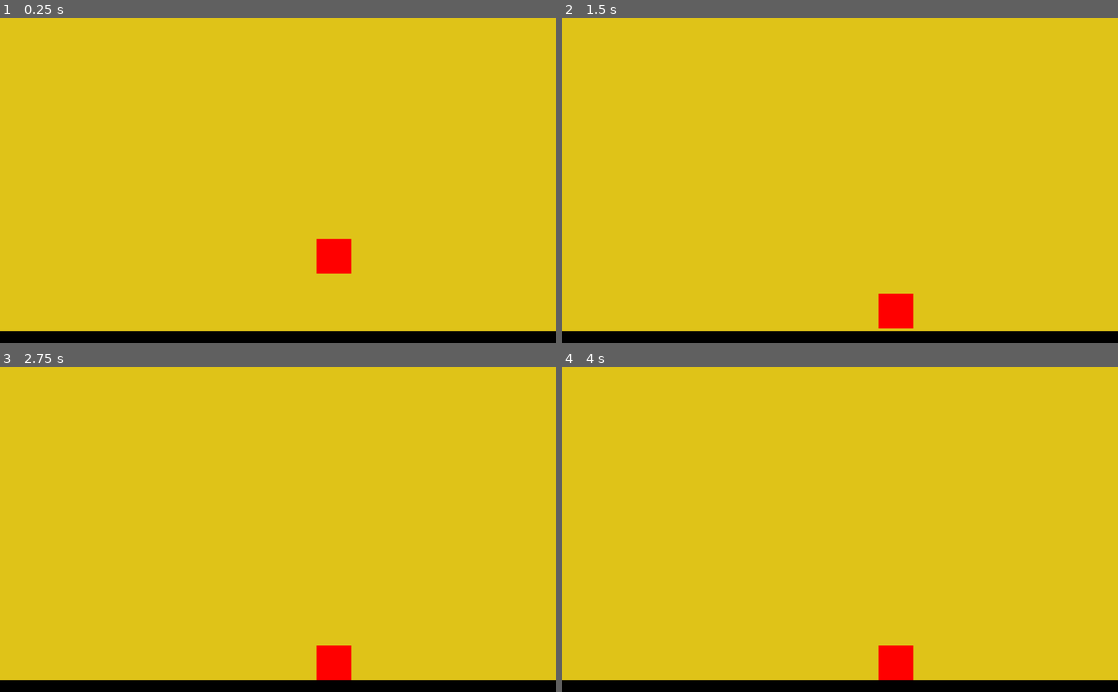
Above: before the commit, frames 1-4 (two rows, left to right).
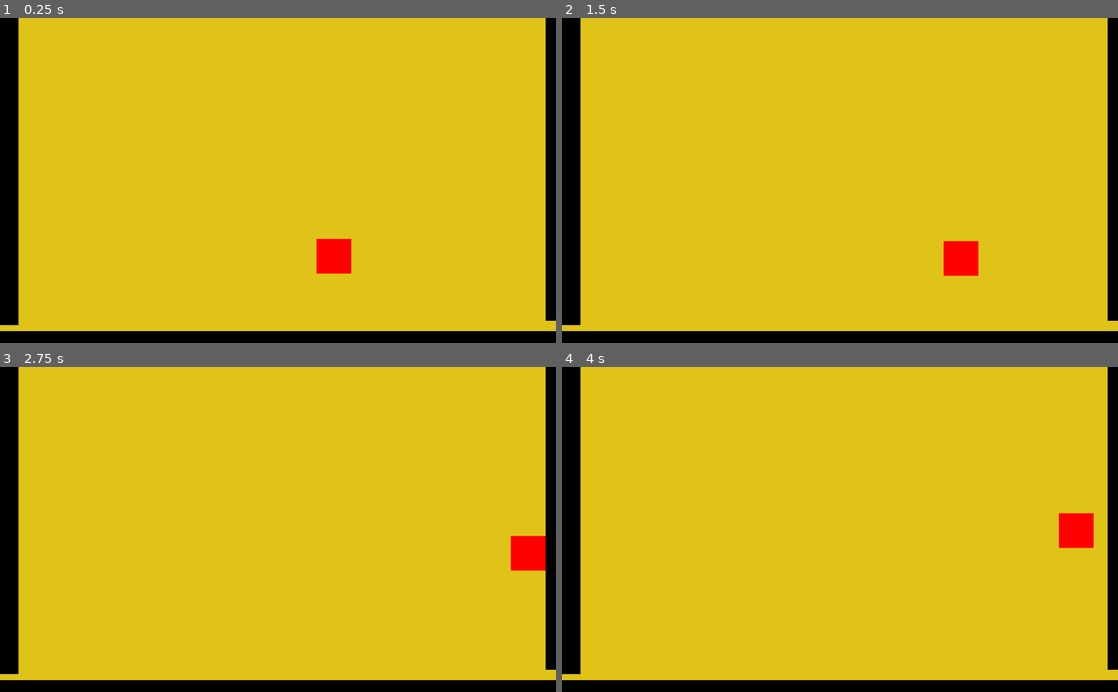
Above: after the commit, the same moments.

Repository: devmcclu/ESCAPE-A-Game-of-Boxes
Game: Godot game, scene res://Main.tscn
Two runs of this game, one before a commit and one after it. Both use one fixed random seed, a clock stepped at 60 frames per second and the inputs below.
Inputs:
- Up to frame 1 (0.25 s): no input
- Up to frame 2 (1.5 s): hold D (player_right, bound only after the commit) 0.53-1.28 s; tap Space (player_jump, bound only after the commit) at 0.6, 0.77, 1.07, 1.35 s; hold S (player_down, bound only after the commit) from 1.28 s (still down)
- Up to frame 3 (2.75 s): tap Space (player_jump, bound only after the commit) at 1.52, 1.82, 2.1 s; release S (player_down, bound only after the commit) at 2.03 s; hold D (player_right, bound only after the commit) from 2.03 s (still down)
- Up to frame 4 (4 s): tap Enter at 2.75 s; tap Space (player_jump, bound only after the commit) at 2.85, 3.02, 3.32, 3.5, 3.6, 3.77 s; release D (player_right, bound only after the commit) at 3.53 s; hold A (player_left, bound only after the commit) from 3.53 s (still down)

The runs differ from the first frame. In frame 1, 4.9% of the frame differs, in the area x 0-100%, y 0-95%; in frame 2, 6.3%, in the area x 0-100%, y 0-96%; in frame 3, 6.3%; in frame 4, 6.3%.

Commit message:
Player Jumping

Diff:
--- a/Main.tscn
+++ b/Main.tscn
@@ -1,8 +1,9 @@
-[gd_scene load_steps=5 format=2]
+[gd_scene load_steps=6 format=2]
 
 [ext_resource path="res://Art/background.png" type="Texture" id=1]
-[ext_resource path="res://Art/player.png" type="Texture" id=2]
-[ext_resource path="res://wall.tscn" type="PackedScene" id=3]
+[ext_resource path="res://player.gd" type="Script" id=2]
+[ext_resource path="res://Art/player.png" type="Texture" id=3]
+[ext_resource path="res://wall.tscn" type="PackedScene" id=4]
 
 [sub_resource type="RectangleShape2D" id=1]
 
@@ -24,7 +25,7 @@
 input_pickable = false
 collision_layer = 1
 collision_mask = 1
-mode = 0
+mode = 2
 mass = 1.0
 friction = 1.0
 bounce = 0.0
@@ -39,21 +40,38 @@
 linear_damp = -1.0
 angular_velocity = 0.0
 angular_damp = -1.0
+script = ExtResource( 2 )
 __meta__ = {
 "_edit_group_": true
 }
 
 [node name="player_sprite" type="Sprite" parent="player" index="0"]
 
-texture = ExtResource( 2 )
+texture = ExtResource( 3 )
 _sections_unfolded = [ "Transform", "Z Index" ]
 
 [node name="CollisionShape2D" type="CollisionShape2D" parent="player" index="1"]
 
 shape = SubResource( 1 )
 
-[node name="wall" parent="." index="2" instance=ExtResource( 3 )]
+[node name="wall" parent="." index="2" instance=ExtResource( 4 )]
 
 position = Vector2( 514.241, 609.514 )
 scale = Vector2( 17.3557, 1 )
 mode = 1
+
+[node name="wall2" parent="." index="3" instance=ExtResource( 4 )]
+
+position = Vector2( 1.77435, 11.215 )
+rotation = 1.5708
+scale = Vector2( 17.3557, 1 )
+mode = 1
+_sections_unfolded = [ "Angular", "Transform" ]
+
+[node name="wall3" parent="." index="4" instance=ExtResource( 4 )]
+
+position = Vector2( 1036.81, 3.6416 )
+rotation = 1.5708
+scale = Vector2( 17.3557, 1 )
+mode = 1
+_sections_unfolded = [ "Angular", "Transform" ]
--- /dev/null
+++ b/player.gd
@@ -0,0 +1,25 @@
+extends RigidBody2D
+
+# class member variables go here, for example:
+# var a = 2
+# var b = "textvar"
+
+var speed = 5
+
+func _ready():
+	# Called every time the node is added to the scene.
+	# Initialization here
+	pass
+
+func _process(delta):
+	# Called every frame. Delta is time since last frame.
+	# Update game logic here.
+	if Input.is_action_just_pressed("player_jump"):
+		self.apply_impulse(Vector2(0,0), Vector2(0,-50))
+	if Input.is_action_pressed("player_down"):
+		print("down bro")
+	if Input.is_action_pressed("player_left"):
+		self.apply_impulse(Vector2(0,0), Vector2(-speed,0))
+	if Input.is_action_pressed("player_right"):
+		self.apply_impulse(Vector2(0,0), Vector2(speed,0))
+	pass
--- /dev/null
+++ b/player.tscn
@@ -0,0 +1,44 @@
+[gd_scene load_steps=4 format=2]
+
+[ext_resource path="res://player.gd" type="Script" id=1]
+[ext_resource path="res://Art/player.png" type="Texture" id=2]
+
+[sub_resource type="RectangleShape2D" id=1]
+
+custom_solver_bias = 0.0
+extents = Vector2( 31.9565, 32.0836 )
+
+[node name="player" type="RigidBody2D"]
+
+position = Vector2( 615.15, 437.44 )
+input_pickable = false
+collision_layer = 1
+collision_mask = 1
+mode = 2
+mass = 1.0
+friction = 1.0
+bounce = 0.0
+gravity_scale = 1.0
+custom_integrator = false
+continuous_cd = 0
+contacts_reported = 0
+contact_monitor = false
+sleeping = false
+can_sleep = true
+linear_velocity = Vector2( 0, 0 )
+linear_damp = -1.0
+angular_velocity = 0.0
+angular_damp = -1.0
+script = ExtResource( 1 )
+__meta__ = {
+"_edit_group_": true
+}
+
+[node name="player_sprite" type="Sprite" parent="." index="0"]
+
+texture = ExtResource( 2 )
+_sections_unfolded = [ "Transform", "Z Index" ]
+
+[node name="CollisionShape2D" type="CollisionShape2D" parent="." index="1"]
+
+shape = SubResource( 1 )
--- a/project.godot
+++ b/project.godot
@@ -14,6 +14,17 @@
 run/main_scene="res://Main.tscn"
 config/icon="res://icon.png"
 
+[input]
+
+player_down=[ Object(InputEventKey,"resource_local_to_scene":false,"resource_name":"","device":0,"alt":false,"shift":false,"control":false,"meta":false,"command":false,"pressed":false,"scancode":83,"unicode":0,"echo":false,"script":null)
+ ]
+player_left=[ Object(InputEventKey,"resource_local_to_scene":false,"resource_name":"","device":0,"alt":false,"shift":false,"control":false,"meta":false,"command":false,"pressed":false,"scancode":65,"unicode":0,"echo":false,"script":null)
+ ]
+player_right=[ Object(InputEventKey,"resource_local_to_scene":false,"resource_name":"","device":0,"alt":false,"shift":false,"control":false,"meta":false,"command":false,"pressed":false,"scancode":68,"unicode":0,"echo":false,"script":null)
+ ]
+player_jump=[ Object(InputEventKey,"resource_local_to_scene":false,"resource_name":"","device":0,"alt":false,"shift":false,"control":false,"meta":false,"command":false,"pressed":false,"scancode":32,"unicode":0,"echo":false,"script":null)
+ ]
+
 [rendering]
 
 environment/default_environment="res://default_env.tres"
